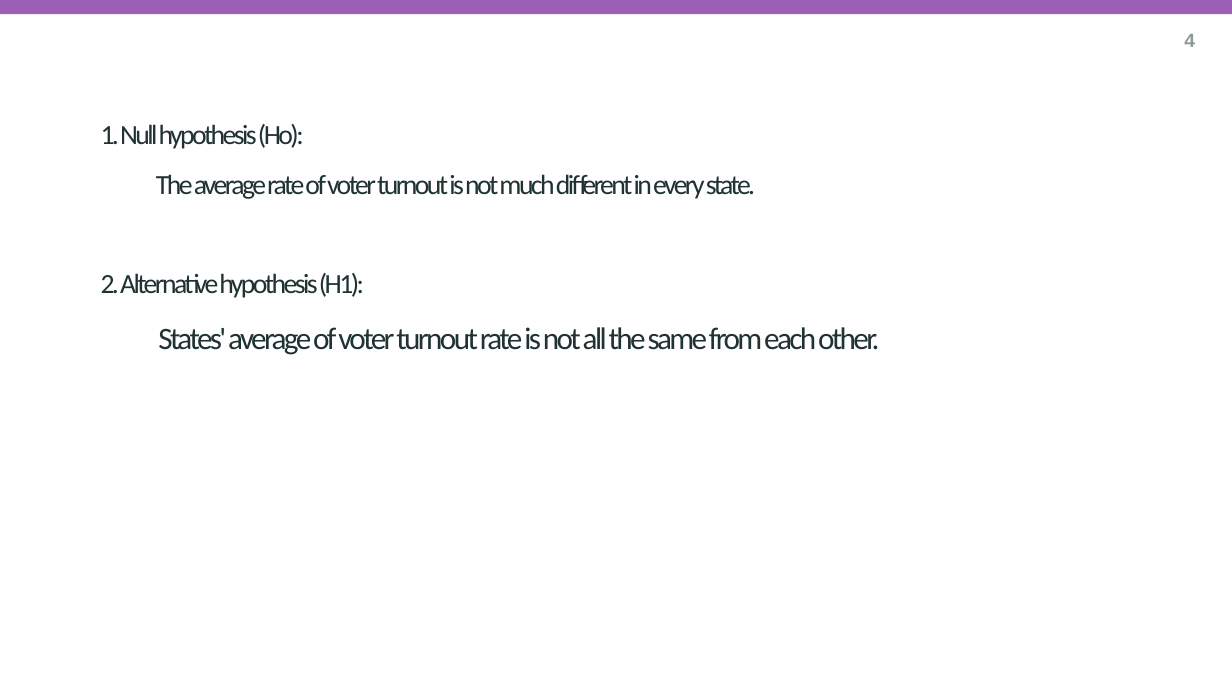
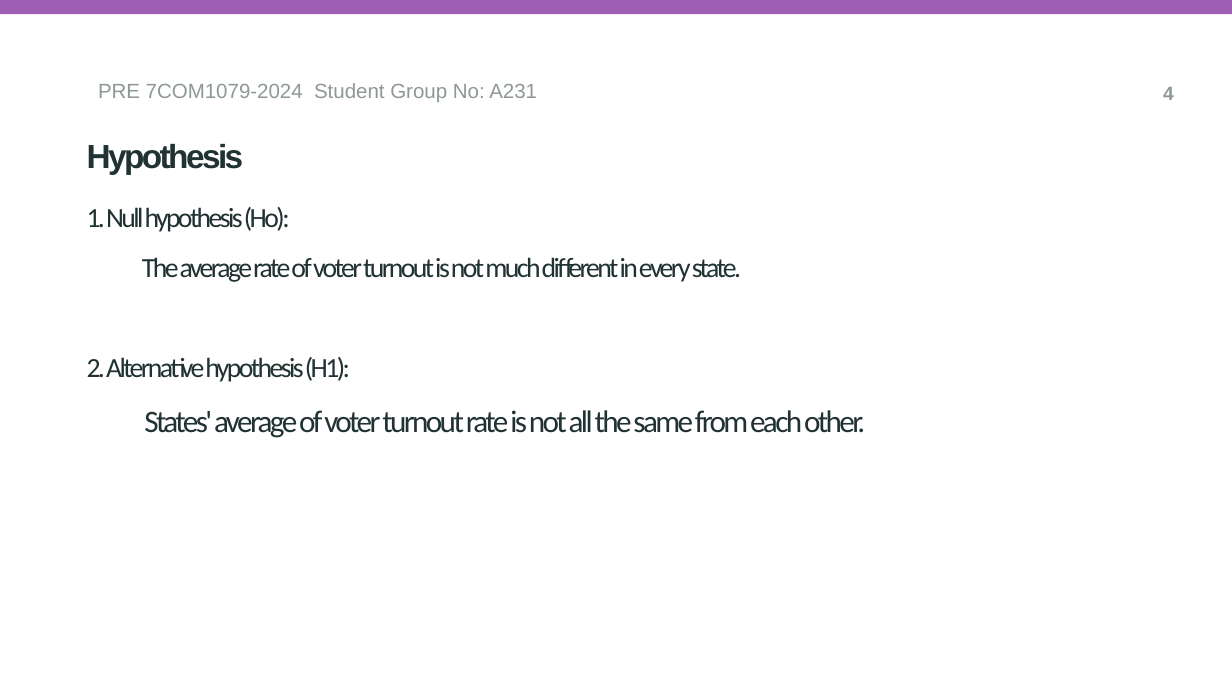
Before and after one commit to ChandrakanthPugalenthi/A-231, a slide deck: slide 4 of Research question/reseach_question_presentation.pptx. Drawn at 1232x693 pixels with LibreOffice and Linux fonts; fonts in the diff are those of the drawing; background and template pictures are left out. Boxes give left, top, right and bottom in pixels: in the first picture for what was removed or moved away, otherwise in the second. Text is boxed around its words. In the diff, an @@ line names an element or a change of style, - is before the commit and + after.

```diff
--- a/Research question/reseach_question_presentation.pptx
+++ b/Research question/reseach_question_presentation.pptx
@@ text added at (98, 83, 537, 102), 16 pt, text #8F9898 @@
+PRE 7COM1079-2024 Student Group No: A231
@@ text "4": place and size @@
-text "4" at (1184, 34, 1195, 47)
+text "4" at (1163, 87, 1174, 100)
@@ text added at (87, 144, 244, 174), 26 pt, text #203232, bold @@
+Hypothesis
@@ title "1. Null hypothesis (Ho): The ...": place and size @@
-title "1. Null hypothesis (Ho): The ..." at (101, 124, 879, 355)
+title "1. Null hypothesis (Ho): The ..." at (87, 207, 865, 438)
```
Also in this commit, not shown: 2 other slides changed, 2 slides added.
